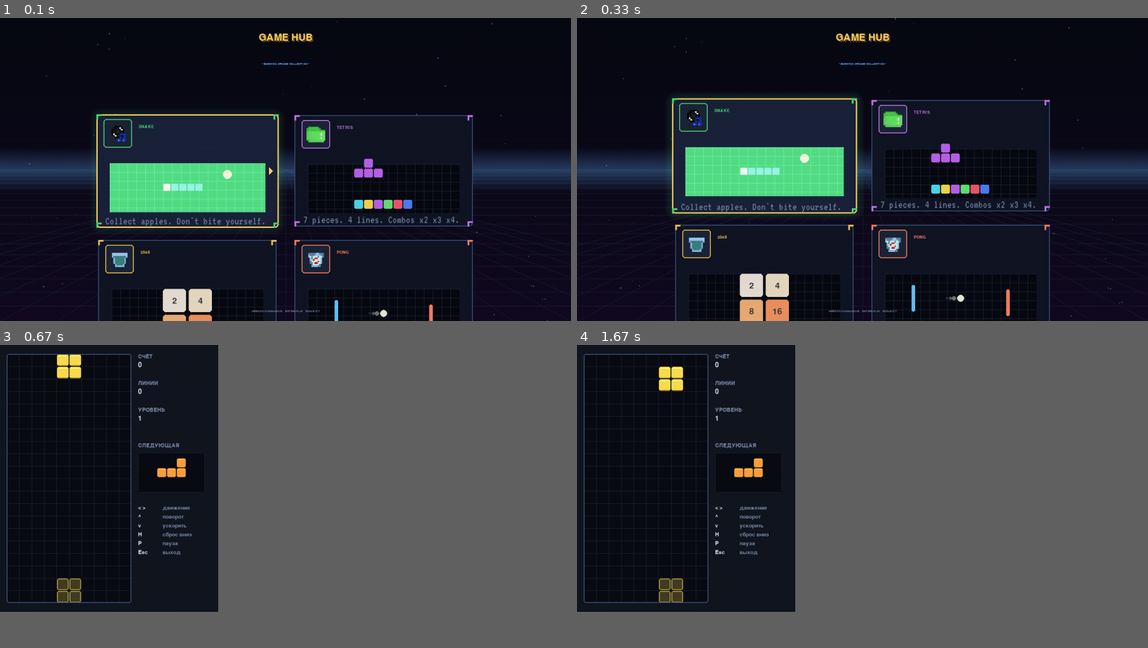
Above: before the commit, frames 1-4 (two rows, left to right).
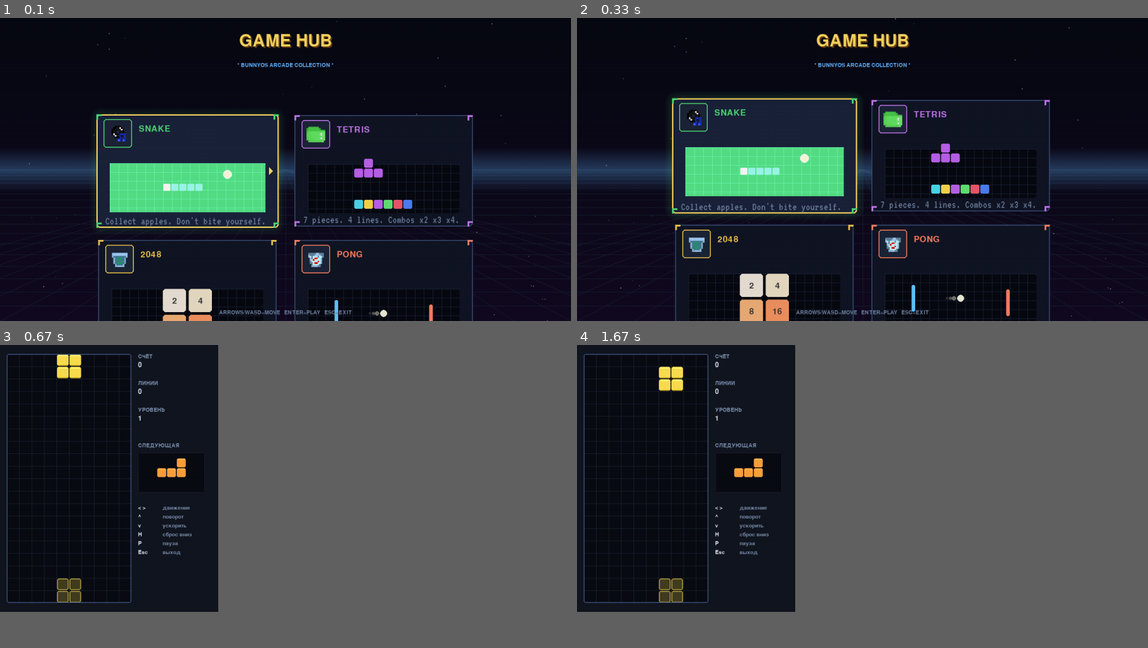
Above: after the commit, the same moments.

Repository: Folombas/PyGame2026
Game: pygame game, started from BunnyOS/game_hub.py
The game is run twice, just before and just after one commit, with the same random seed, the same clock (stepped at 60 frames per second) and the same inputs.
Inputs (mouse positions are in pixels of both pictures, inside the frame that each line leads up to):
- Up to frame 1 (0.1 s): no input
- Up to frame 2 (0.33 s): no input
- Up to frame 3 (0.67 s): click "TETRIS" at 0.38 s
- Up to frame 4 (1.67 s): hold Right 0.67-1.13 s; move the mouse to (679, 490) at 0.7 s; hold Up 1.22-1.52 s; hold Right from 1.55 s (still down)

The runs differ from the first frame. In frame 1, 1.3% of the frame differs, in the area x 24-65%, y 5-98%; in frame 2, 1.2%; in frame 3, nothing differs; in frame 4, nothing differs.

Commit message:
BunnyOS: Game Hub - safe font loading (fallback if Press Start 2P missing/empty)

Diff:
--- a/BunnyOS/game_hub.py
+++ b/BunnyOS/game_hub.py
@@ -48,22 +48,28 @@
         self.screen = pygame.display.set_mode((HUB_W, HUB_H))
         pygame.display.set_caption("Game Hub — BunnyOS")
 
-        # === Шрифты ===
-        if os.path.exists(FONT_PATH):
-            self.f_title = pygame.font.Font(FONT_PATH, 32)
-            self.f_card = pygame.font.Font(FONT_PATH, 14)
-            self.f_small = pygame.font.Font(FONT_PATH, 10)
-            self.font_ok = True
-        else:
-            self.f_title = pygame.font.Font(None, 56)
-            self.f_card = pygame.font.Font(None, 28)
-            self.f_small = pygame.font.Font(None, 18)
-            self.font_ok = False
-
-        if os.path.exists(FONT_DESC):
-            self.f_desc = pygame.font.Font(FONT_DESC, 24)
-        else:
-            self.f_desc = pygame.font.Font(None, 20)
+        # === Шрифты (с проверкой размера файла!) ===
+        def _try_font(path, size, fallback_size):
+            """Загружает шрифт, если файл существует И не пустой."""
+            if not os.path.exists(path):
+                return pygame.font.Font(None, fallback_size), False
+            # Проверка размера — пустые файлы сломают pygame
+            if os.path.getsize(path) < 1000:
+                print(f"[hub] ⚠ шрифт {path} пустой ({os.path.getsize(path)} байт), fallback")
+                return pygame.font.Font(None, fallback_size), False
+            try:
+                return pygame.font.Font(path, size), True
+            except Exception as e:
+                print(f"[hub] ⚠ не смог загрузить {path}: {e}")
+                return pygame.font.Font(None, fallback_size), False
+
+        self.f_title, ok1 = _try_font(FONT_PATH, 32, 56)
+        self.f_card,  ok2 = _try_font(FONT_PATH, 14, 28)
+        self.f_small, ok3 = _try_font(FONT_PATH, 10, 18)
+        self.font_ok = ok1 and ok2 and ok3
+
+        self.f_desc, _ = _try_font(FONT_DESC, 24, 20)
+        print(f"[hub] шрифт Press Start 2P: {'✓' if self.font_ok else '✗ (fallback)'}")
 
         self.clock = pygame.time.Clock()
         self.selected = 0
Binary file changed: BunnyOS/assets/fonts/PressStart2P.ttf
